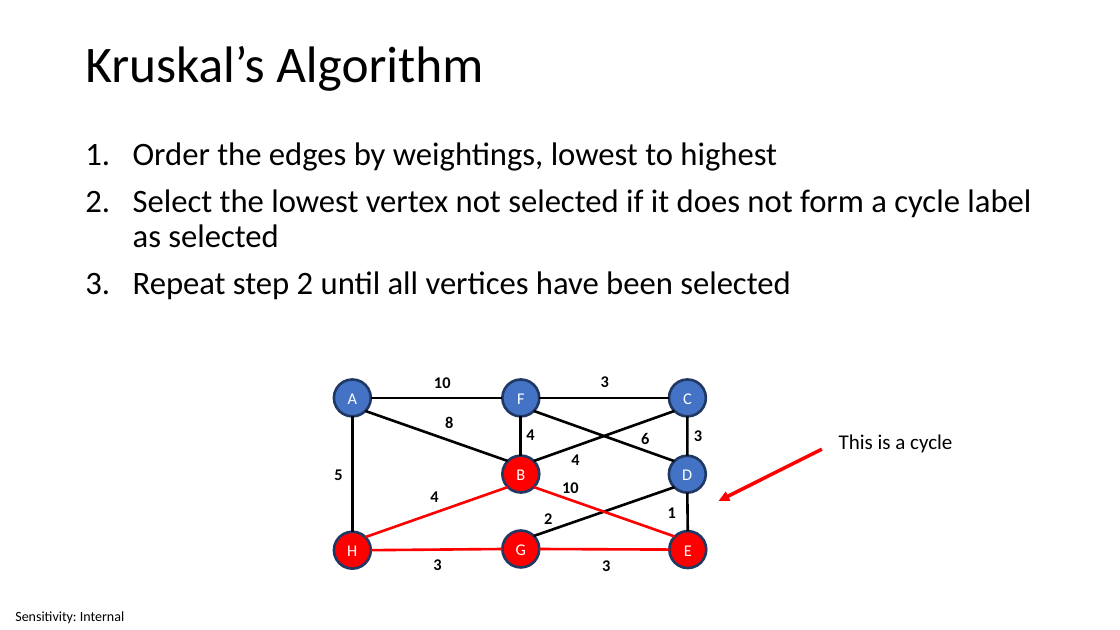
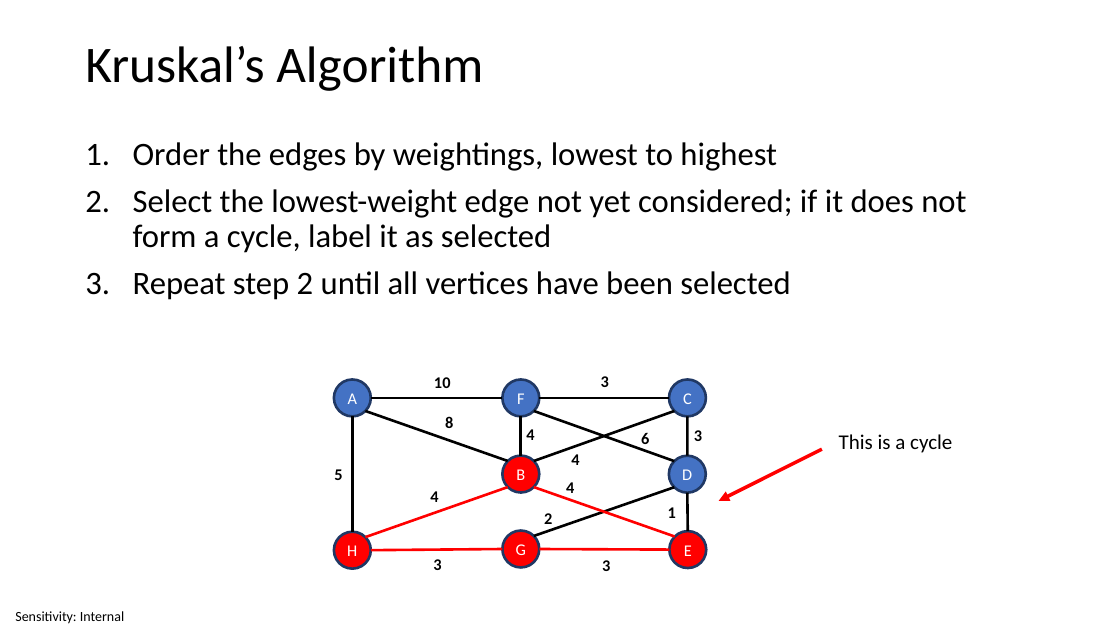
Before and after one commit to invariantum/operational_research, a slide deck: slide 56 of content/Lectures/Semester 1/Week 08 - Networks - Shortest Paths and MST/5 Source Files/Week 8 - Networks - Shortest Paths and MST.pptx. Drawn at 1120x630 pixels with LibreOffice and Linux fonts; fonts in the diff are those of the drawing. Boxes give left, top, right and bottom in pixels: in the first picture for what was removed or moved away, otherwise in the second. Text is boxed around its words. In the diff, an @@ line names an element or a change of style, - is before the commit and + after.

```diff
--- a/content/Lectures/Semester 1/Week 08 - Networks - Shortest Paths and MST/5 Source Files/Week 8 - Networks - Shortest Paths and MST.pptx
+++ b/content/Lectures/Semester 1/Week 08 - Networks - Shortest Paths and MST/5 Source Files/Week 8 - Networks - Shortest Paths and MST.pptx
@@ text at [133, 189, 966, 253]: text changed @@
-2. Select the lowest vertex not selected if it does not form a cycle label as selected
+2. Select the lowest-weight edge not yet considered; if it does not form a cycle, label it as selected
@@ text at [566, 482, 574, 498]: text changed @@
-10
+4
```
Also in this commit, not shown: 23 other slides changed, 9 other files.
